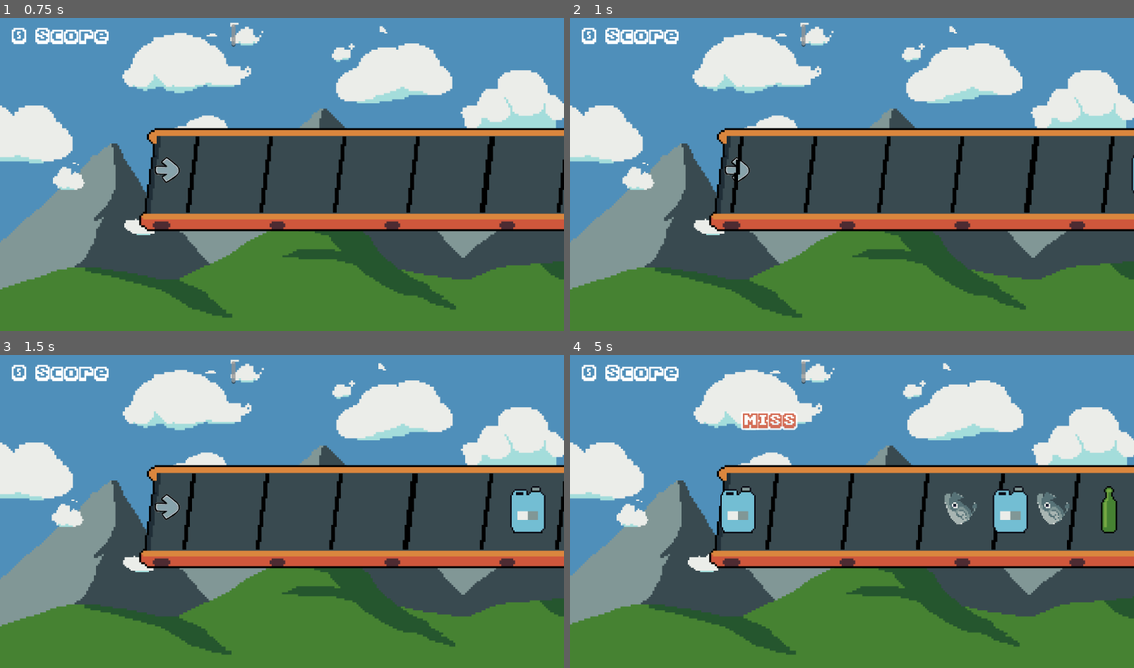
Above: before the commit, frames 1-4 (two rows, left to right).
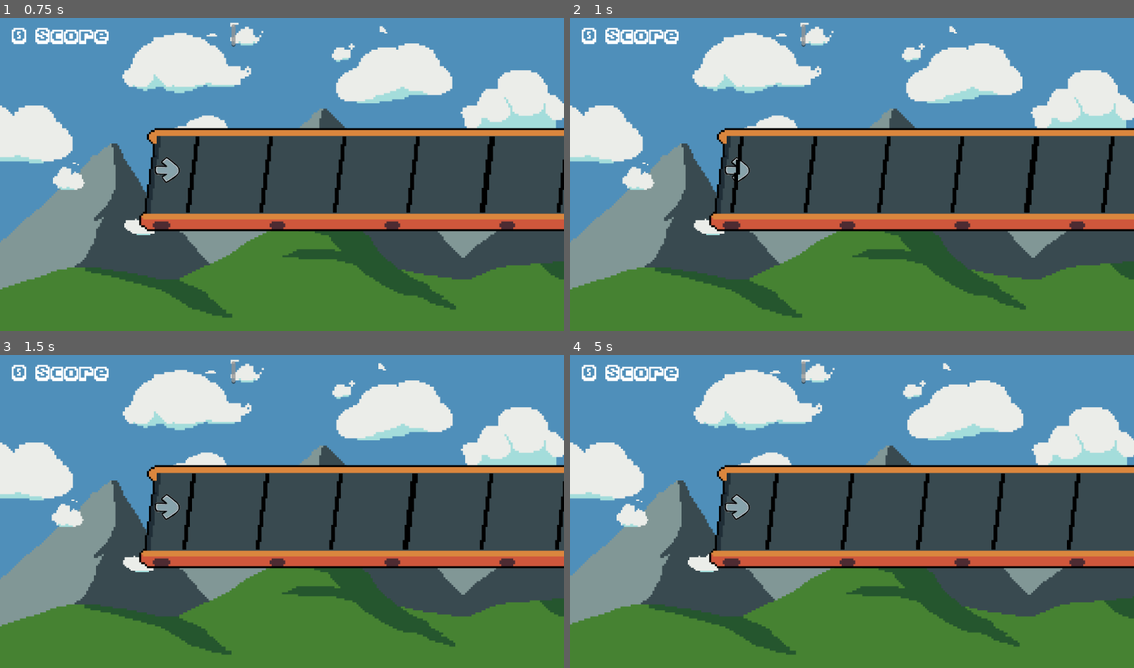
Above: after the commit, the same moments.

Repository: piperinnshall/wlgg-world-day
Game: Godot game, scene res://src/stages/stage_one.tscn
Two runs of this game, one before a commit and one after it. Both use one fixed random seed, a clock stepped at 60 frames per second and the inputs below.
Inputs:
- Up to frame 1 (0.75 s): no input
- Up to frame 2 (1 s): no input
- Up to frame 3 (1.5 s): no input
- Up to frame 4 (5 s): no input

Frame 1 is identical in both runs. In frame 2, less than 0.1% of the frame differs, in the area x 99-100%, y 43-57%; in frame 3, 0.8%; in frame 4, 3.1%, in the area x 26-97%, y 18-57%.

Commit message:
chore: Start level editor

Diff:
--- /dev/null
+++ b/src/nodes/level_editor.tscn
@@ -0,0 +1,6 @@
+[gd_scene load_steps=2 format=3 uid="uid://cqkfo5tp4kvnn"]
+
+[ext_resource type="Script" uid="uid://cdwoxaxkgtiy4" path="res://src/scripts/level_editor.gd" id="1_m5net"]
+
+[node name="LevelEditor" type="Node2D"]
+script = ExtResource("1_m5net")
--- a/src/scripts/key_listener.gd
+++ b/src/scripts/key_listener.gd
@@ -69,7 +69,7 @@
 			st_instance.set_text(score_text_str)
 			st_instance.global_position = global_position - Vector2(100, 200)
 
-func create_moving_key():
+func create_moving_key(button_name: String):
 	var km_inst = key_moving.instantiate()
 	km_inst.z_index = 30
 	get_tree().get_root().call_deferred("add_child", km_inst)
@@ -78,6 +78,6 @@
 	key_moving_queue.push_back(km_inst)
 
 func _on_random_spawn_timer_timeout() -> void:
-	create_moving_key()
+	#create_moving_key()
 	$RandomSpawnTimer.wait_time = randf_range(0.4 ,3)
 	$RandomSpawnTimer.start()
--- /dev/null
+++ b/src/scripts/level_editor.gd
@@ -0,0 +1,19 @@
+extends Node2D
+
+# Set this to true before the game to add levels
+const in_editor: bool = false
+var level_name_current = "WHIMSICAL_TOWN"
+# Each level has an array km times
+# km times stores the time to spawn the km
+var level_info = {
+	"WHIMSICAL_TOWN" = {
+		"km_times":  "[1,2,3]"
+	}
+}
+func _ready() -> void:
+	if in_editor:
+		pass
+	else:
+		var km_times = level_info.get(level_name_current).get("km_times")
+		var km_times_arr = str_to_var(km_times)
+		print(km_times_arr)
--- a/src/scripts/signals.gd
+++ b/src/scripts/signals.gd
@@ -4,3 +4,5 @@
 
 signal increment_combo()
 signal reset_combo()
+
+signal create_moving_key(button_name: String)
--- a/src/stages/stage_one.tscn
+++ b/src/stages/stage_one.tscn
@@ -1,10 +1,11 @@
-[gd_scene load_steps=6 format=3 uid="uid://bbs7jf76v05oi"]
+[gd_scene load_steps=7 format=3 uid="uid://bbs7jf76v05oi"]
 
 [ext_resource type="PackedScene" uid="uid://hoctgo107djf" path="res://src/nodes/key_listener.tscn" id="1_r7fs1"]
 [ext_resource type="PackedScene" uid="uid://yopk35fnni34" path="res://src/nodes/background.tscn" id="1_sio3b"]
-[ext_resource type="PackedScene" path="res://src/nodes/level_ui.tscn" id="2_qd81k"]
+[ext_resource type="PackedScene" uid="uid://bs1vrlcj12lv5" path="res://src/nodes/level_ui.tscn" id="2_qd81k"]
 [ext_resource type="Texture2D" uid="uid://dl16rbdm7q2vb" path="res://assets/conv.png" id="3_4dpq8"]
 [ext_resource type="PackedScene" uid="uid://c1nbq45n5qaw5" path="res://src/nodes/conveyor.tscn" id="3_pl84b"]
+[ext_resource type="PackedScene" uid="uid://cqkfo5tp4kvnn" path="res://src/nodes/level_editor.tscn" id="6_17kfj"]
 
 [node name="StageOne" type="Node2D"]
 
@@ -27,3 +28,7 @@
 frame = 3
 key_up = "key_Q"
 key_down = "key_E"
+
+[node name="LevelEditor" parent="." instance=ExtResource("6_17kfj")]
+
+[node name="MusicPlayer" type="AudioStreamPlayer2D" parent="."]
Not shown, added: assets/music/Whimsical Town.wav.import
Not shown, added: src/scripts/level_editor.gd.uid
Not shown, added: assets/music/Whimsical Town.wav
